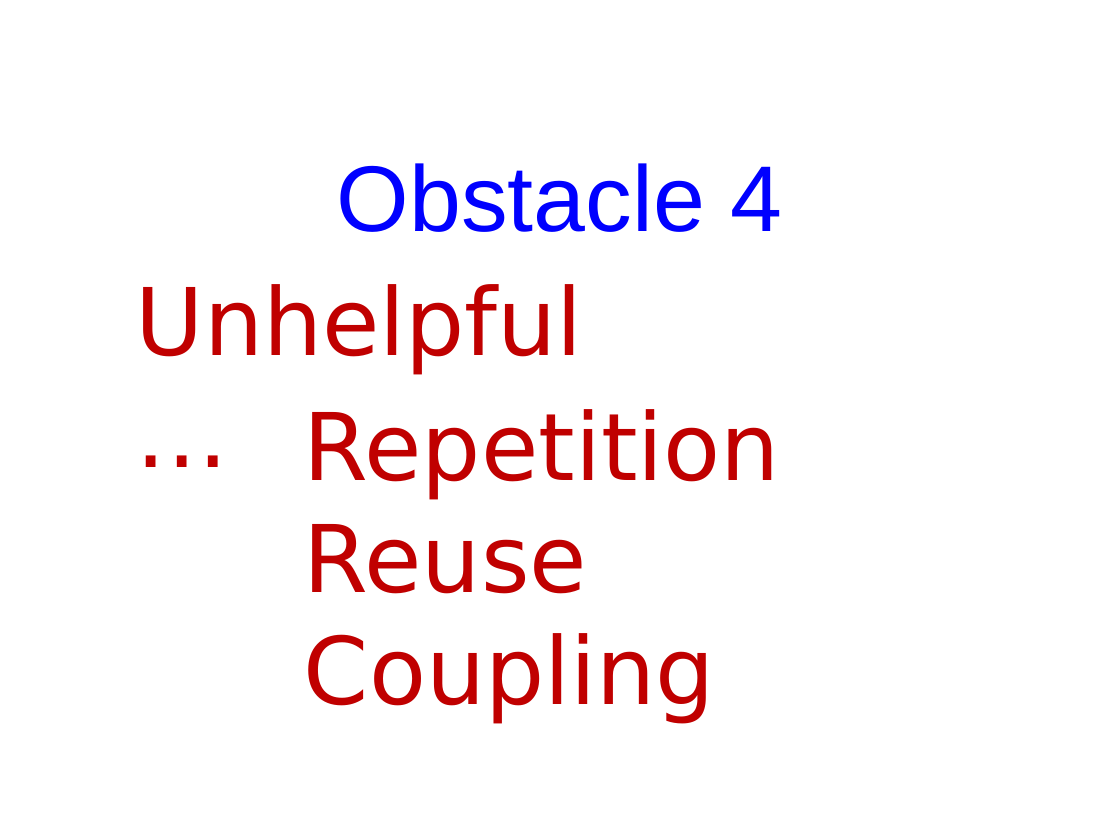
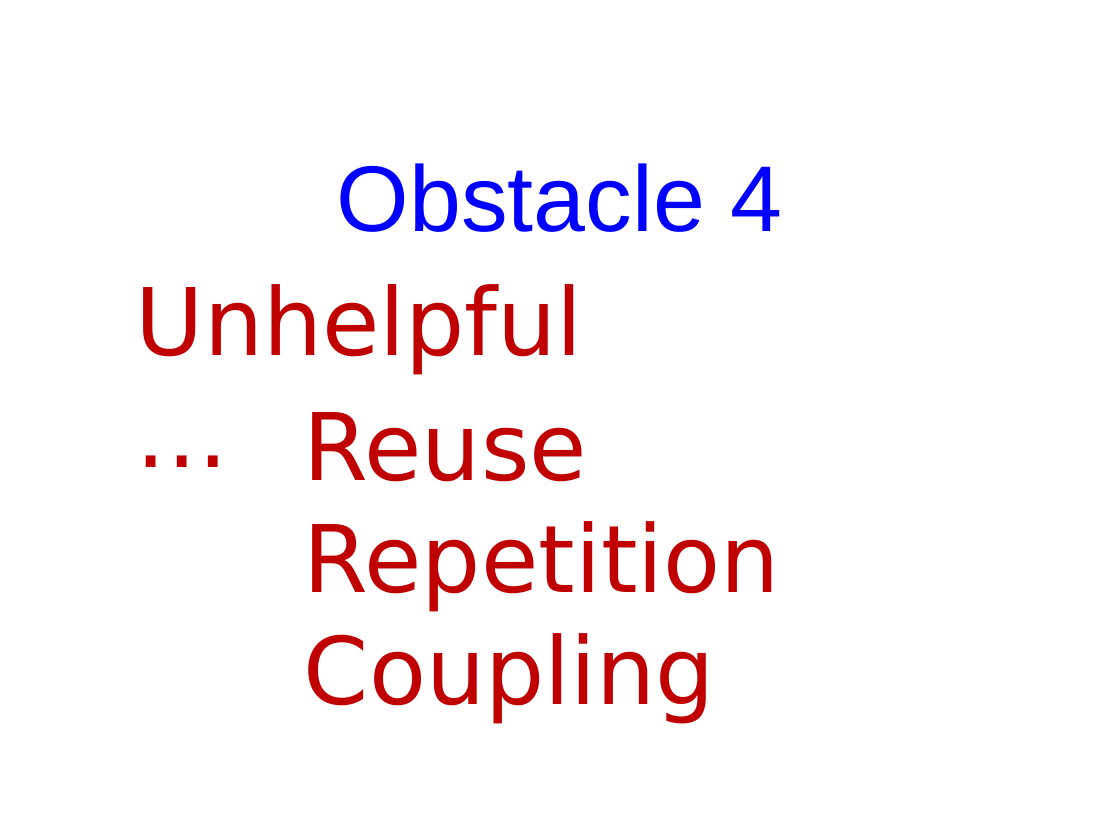
Before and after one commit to ruthlesshelp/Presentations, a slide deck: slide 31 of SlideDeck/AutomatedTesting_ObstaclesPitfallsDangers.pptx. Drawn at 1120x840 pixels with LibreOffice and Linux fonts; fonts in the diff are those of the drawing; background and template pictures are left out. Boxes give left, top, right and bottom in pixels: in the first picture for what was removed or moved away, otherwise in the second. Text is boxed around its words. In the diff, an @@ line names an element or a change of style, - is before the commit and + after.

```diff
--- a/SlideDeck/AutomatedTesting_ObstaclesPitfallsDangers.pptx
+++ b/SlideDeck/AutomatedTesting_ObstaclesPitfallsDangers.pptx
@@ text at bbox=[304, 412, 587, 482]: paragraph added @@
+Reuse
@@ text at bbox=[304, 524, 587, 594]: paragraph removed @@
-Reuse
```
Also in this commit, not shown: 1 other slide changed, 1 slide added.
